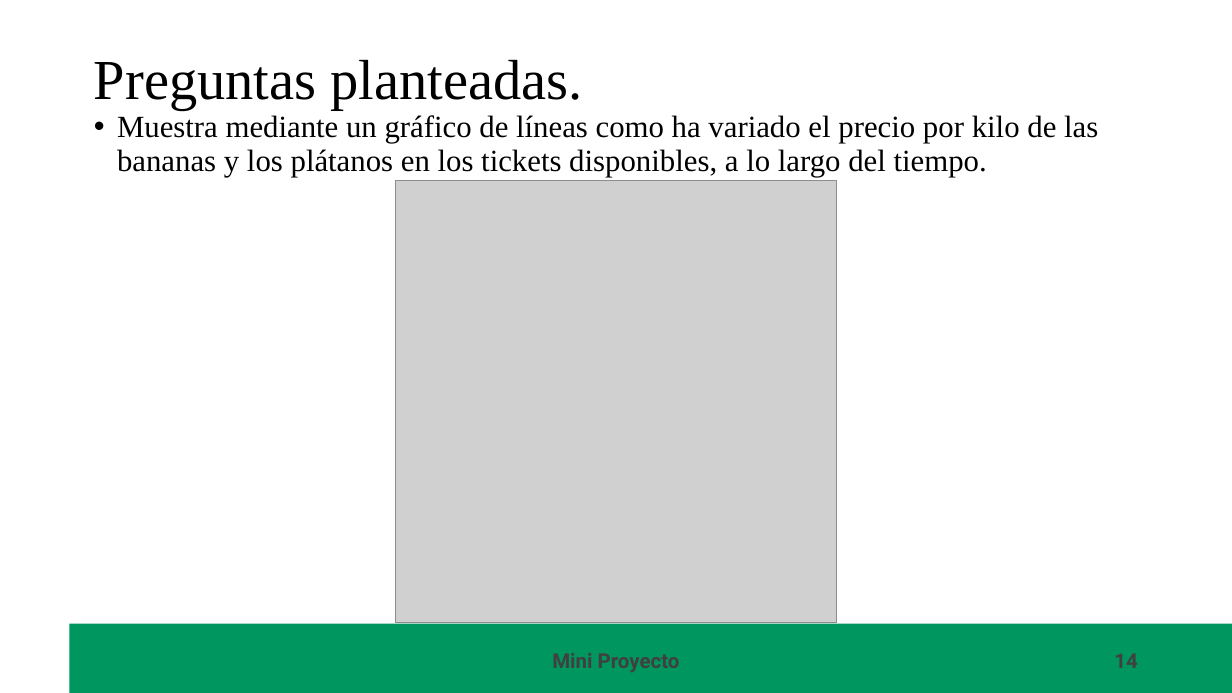
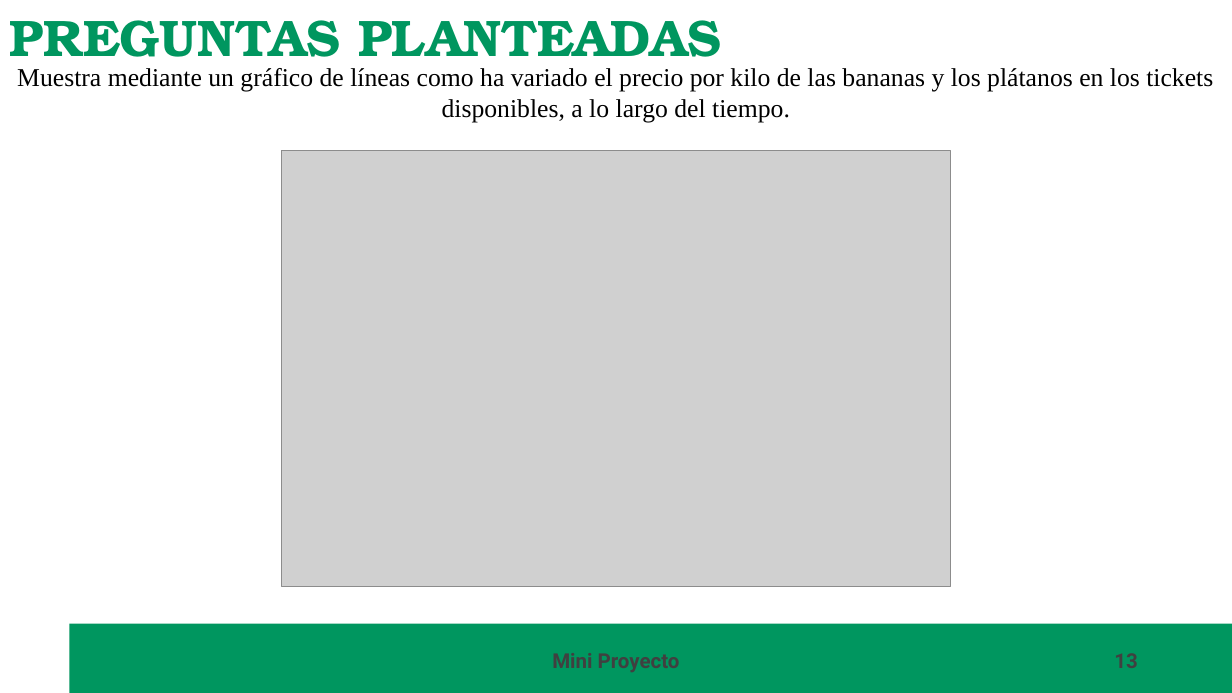
Before and after one commit to carmart4/ProyectoTD2025, a slide deck: slide 13 of presentacion/Presentacion.pptx (slide 14 before the commit). Drawn at 1232x693 pixels with LibreOffice and Linux fonts; fonts in the diff are those of the drawing; grey boxes stand for pictures; background and template pictures are left out. Boxes give left, top, right and bottom in pixels: in the first picture for what was removed or moved away, otherwise in the second. Text is boxed around its words. In the diff, an @@ line names an element or a change of style, - is before the commit and + after.

```diff
--- a/presentacion/Presentacion.pptx
+++ b/presentacion/Presentacion.pptx
@@ text at <box>9,20,721,70</box>: text changed; size 44 to 40 pt; font Times New Roman to TeX Gyre Bonum; text colour #000000 to #00965F; bold on @@
-Preguntas planteadas.
+PREGUNTAS PLANTEADAS
@@ text "Muestra mediante un gráfico de ...": place and size @@
-text "Muestra mediante un gráfico de ..." at <box>117,115,1098,177</box>
+text "Muestra mediante un gráfico de ..." at <box>17,68,1213,123</box>
@@ text "Muestra mediante un gráfico de ..." at <box>17,68,1213,123</box>: size 24 to 20 pt; alignment left to centre; bullet • to none; line spacing 0.9 to 1; less space between paragraphs; vertical alignment top to middle @@
@@ picture: place and size @@
-picture at <box>396,181,837,623</box>
+picture at <box>282,151,951,587</box>
@@ page number at <box>871,642,1148,679</box>: text changed @@
-14
+13
```
Also in this commit, not shown: 12 other slides changed, 1 slide added, 1 slide removed, 1 other file.
